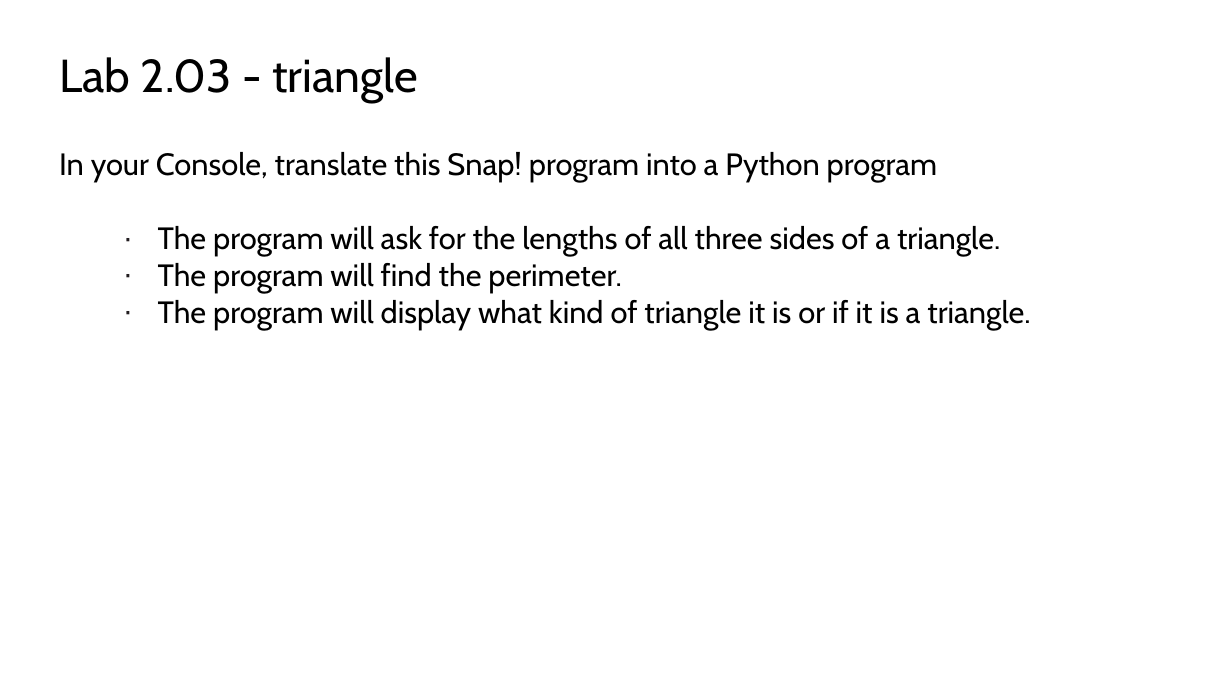
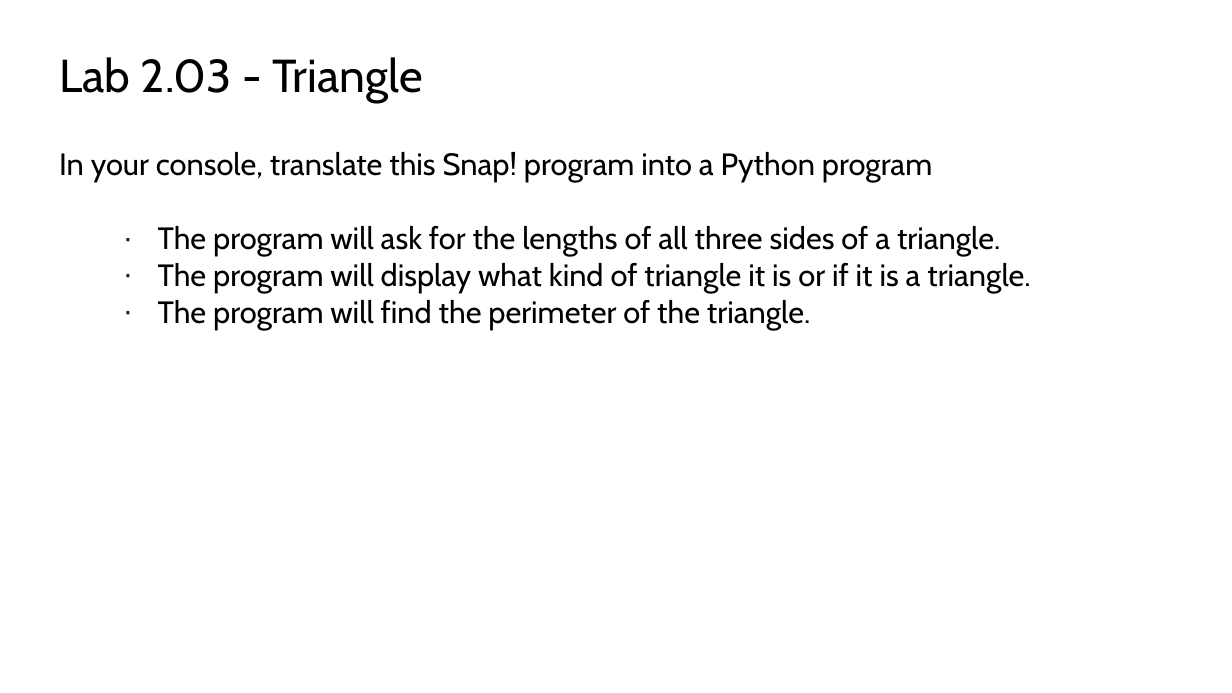
Before and after one commit to TEALSK12/2nd-semester-introduction-to-computer-science, a slide deck: slide 10 of docs/units/2_unit/slidedecks/Intro Python 2.03 TEALS.pptx. Drawn at 1232x693 pixels with LibreOffice and Linux fonts; fonts in the diff are those of the drawing; background and template pictures are left out. Boxes give left, top, right and bottom in pixels: in the first picture for what was removed or moved away, otherwise in the second. Text is boxed around its words. In the diff, an @@ line names an element or a change of style, - is before the commit and + after.

```diff
--- a/docs/units/2_unit/slidedecks/Intro Python 2.03 TEALS.pptx
+++ b/docs/units/2_unit/slidedecks/Intro Python 2.03 TEALS.pptx
@@ title at (x1=59, y1=57, x2=423, y2=103): text changed @@
-Lab 2.03 - triangle
+Lab 2.03 - Triangle
@@ text at (x1=59, y1=152, x2=932, y2=182): text changed @@
-In your Console, translate this Snap! program into a Python program
+In your console, translate this Snap! program into a Python program
@@ text at (x1=158, y1=263, x2=621, y2=293): paragraph removed @@
-· The program will find the perimeter.
@@ text at (x1=158, y1=300, x2=810, y2=330): paragraph added @@
+· The program will find the perimeter of the triangle.
```
Also in this commit, not shown: 3 other slides changed, 9 other files.
